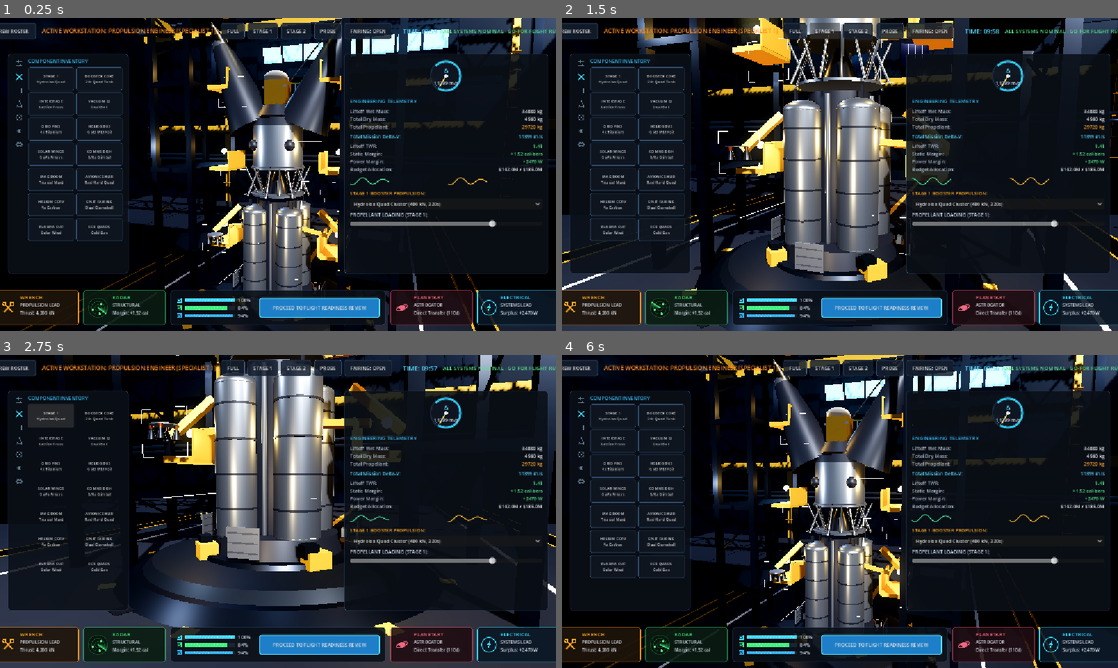
Above: before the commit, frames 1-4 (two rows, left to right).
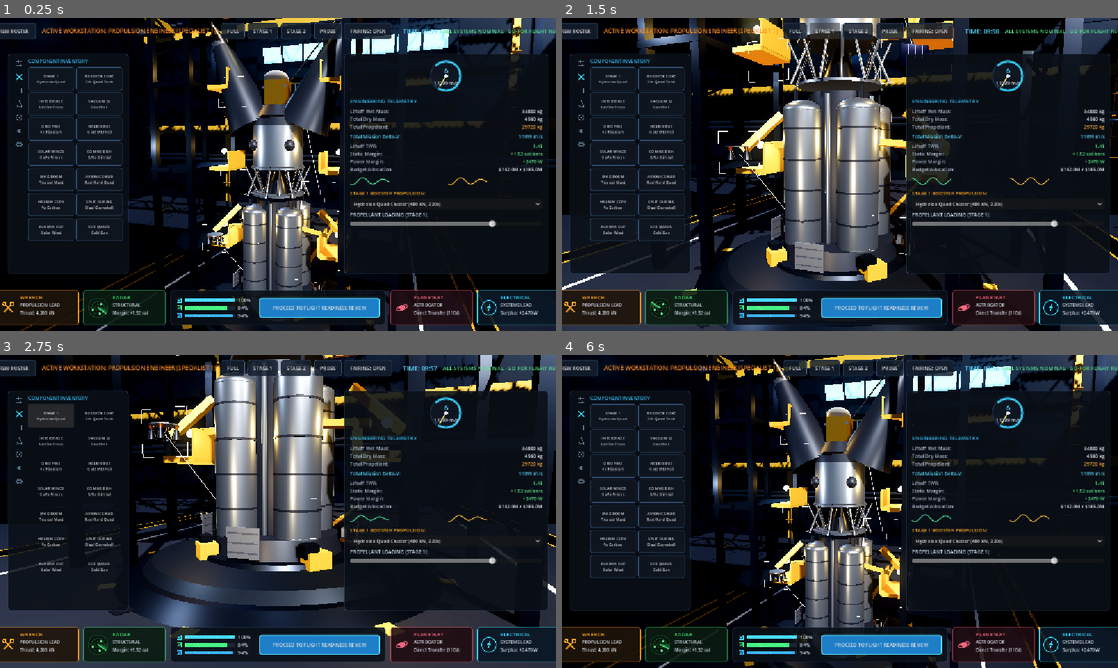
Above: after the commit, the same moments.

Repository: mohammedomarworks/margin-space-mission-game
Game: Godot game, scene res://margin/scenes/helios4_hangar.tscn
The game is run twice, just before and just after one commit, with the same random seed, the same clock (stepped at 60 frames per second) and the same inputs. This scene is started directly instead of the project's main scene.
Inputs:
- Up to frame 1 (0.25 s): no input
- Up to frame 2 (1.5 s): click "STAGE 1" at 0.5 s; click "STAGE 1" at 1.25 s
- Up to frame 3 (2.75 s): click "STAGE 1 Hydrolox Quad" at 2 s
- Up to frame 4 (6 s): click "STAGE 1 Hydrolox Quad" at 2.75 s; click "CREW ROSTER" at 3.5 s; click "1 PLAYER" at 4.25 s; click "1 PLAYER" at 5 s; click "CONFIRM ROSTER & ENTER 3D HAN…" at 5.75 s

The runs differ from the first frame. In frame 1, less than 0.1% of the frame differs, in the area x 39-58%, y 35-85%; in frame 2, less than 0.1%; in frame 3, less than 0.1%, in the area x 29-39%, y 25-46%; in frame 4, less than 0.1%.

Commit message:
fix(hangar): prevent look_at error prior to node attachment in holographic callout

Diff:
--- a/margin/scripts/helios4_rocket_3d.gd
+++ b/margin/scripts/helios4_rocket_3d.gd
@@ -1654,9 +1654,12 @@
 	var dist = delta_vec.length()
 	l_cyl.height = dist
 	leader.mesh = l_cyl
+	if delta_vec.length_squared() > 0.0001:
+		var dir = delta_vec.normalized()
+		var up = Vector3.UP if abs(dir.dot(Vector3.UP)) < 0.99 else Vector3.FORWARD
+		leader.transform = Transform3D().looking_at(dir, up)
+		leader.rotate_object_local(Vector3.RIGHT, deg_to_rad(90.0))
 	leader.position = delta_vec * 0.5
-	leader.look_at(leader.position + delta_vec.normalized(), Vector3.UP)
-	leader.rotate_object_local(Vector3.RIGHT, deg_to_rad(90.0))
 	leader.material_override = mat_cyan
 	callout_root.add_child(leader)
 
Not shown, added: build/helios4_test/vercel.json
Not shown, changed: build/helios4_test/index.pck
Not shown, changed: build/web/index.pck
